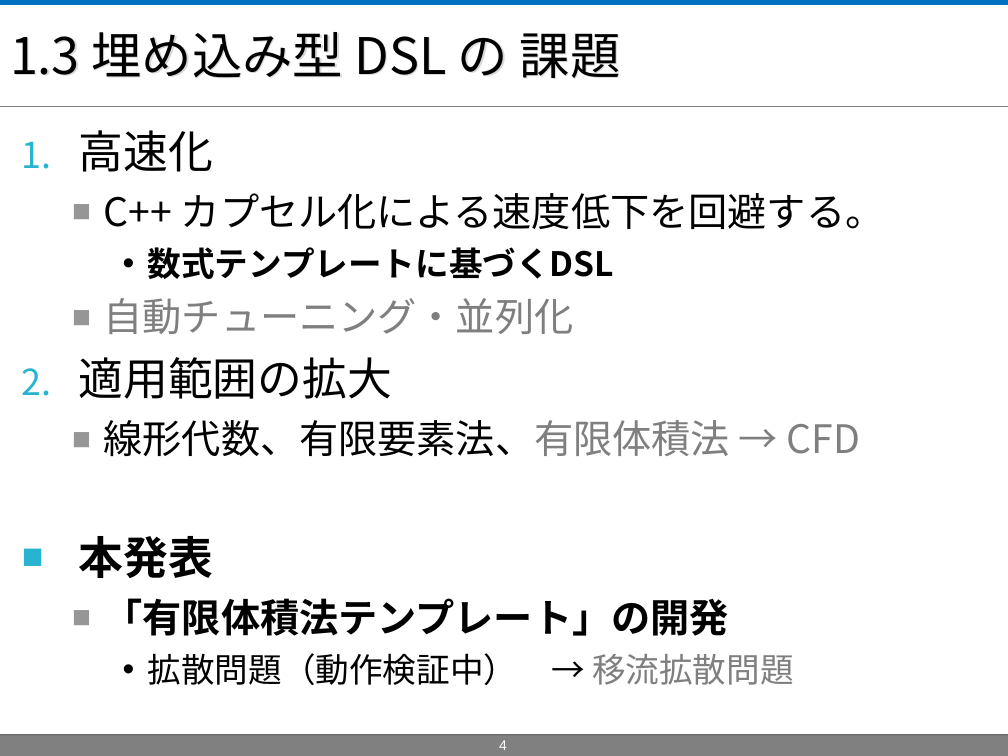
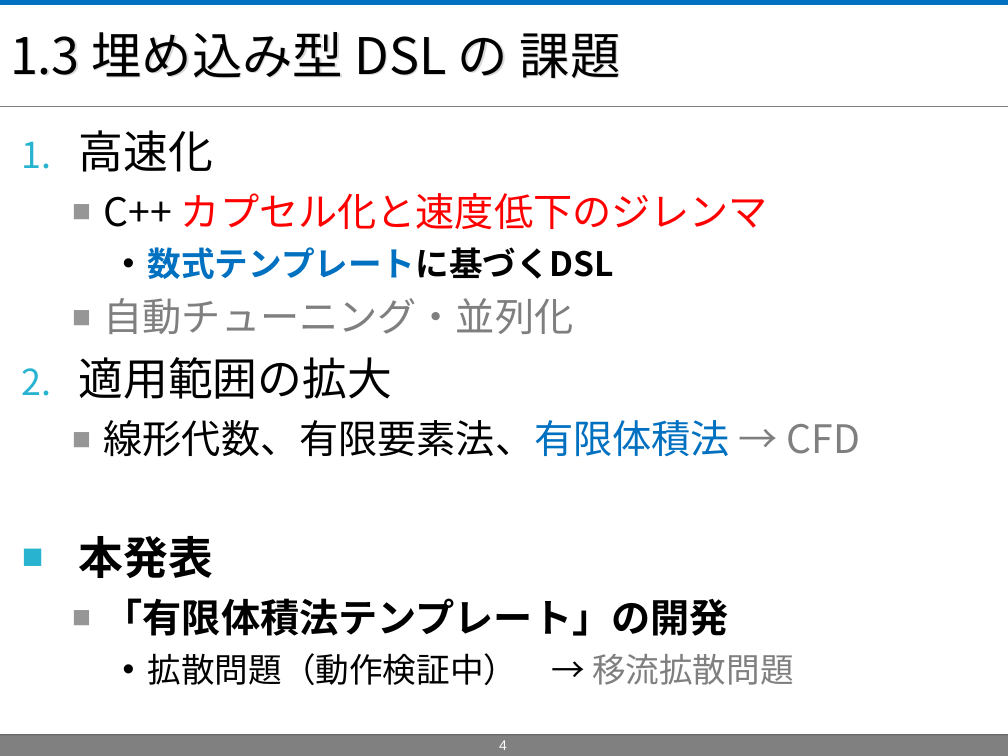
Before and after one commit to masa-ito/ProtoToPoisson, a slide deck: slide 4 of doc/第57回プログラミング・シンポジウム/presentationAtJaxaOn10Dec2015/ProtoFVM_PresentationAtJaxaOn10Dec2015.ppt. Drawn at 1008x756 pixels with LibreOffice and Linux fonts; fonts in the diff are those of the drawing; background and template pictures are left out. Boxes give left, top, right and bottom in pixels: in the first picture for what was removed or moved away, otherwise in the second. Text is boxed around its words. In the diff, an @@ line names an element or a change of style, - is before the commit and + after.

```diff
--- a/doc/第57回プログラミング・シンポジウム/presentationAtJaxaOn10Dec2015/ProtoFVM_PresentationAtJaxaOn10Dec2015.ppt
+++ b/doc/第57回プログラミング・シンポジウム/presentationAtJaxaOn10Dec2015/ProtoFVM_PresentationAtJaxaOn10Dec2015.ppt
@@ text at (104,193,768,229): text changed; text colour #000000 to #FF0000 @@
-  ■ C++ カプセル化による速度低下を回避する。
+  ■ C++ カプセル化と速度低下のジレンマ
@@ text at (104,247,861,457): text colour #000000 to #0070C0 in "数式テンプレートに基づくDSL"; text colour #7F7F7F to #0070C0 in "線形代数、有限要素法、有限体積法" @@
```
Also in this commit, not shown: 5 other slides changed.
